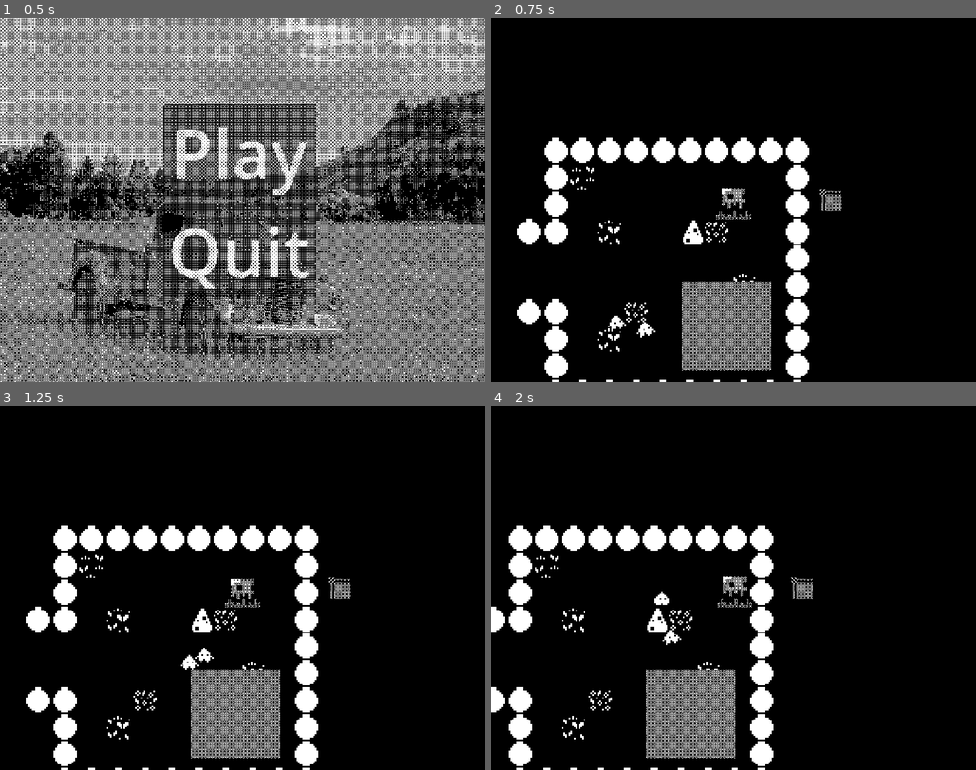
Above: before the commit, frames 1-4 (two rows, left to right).
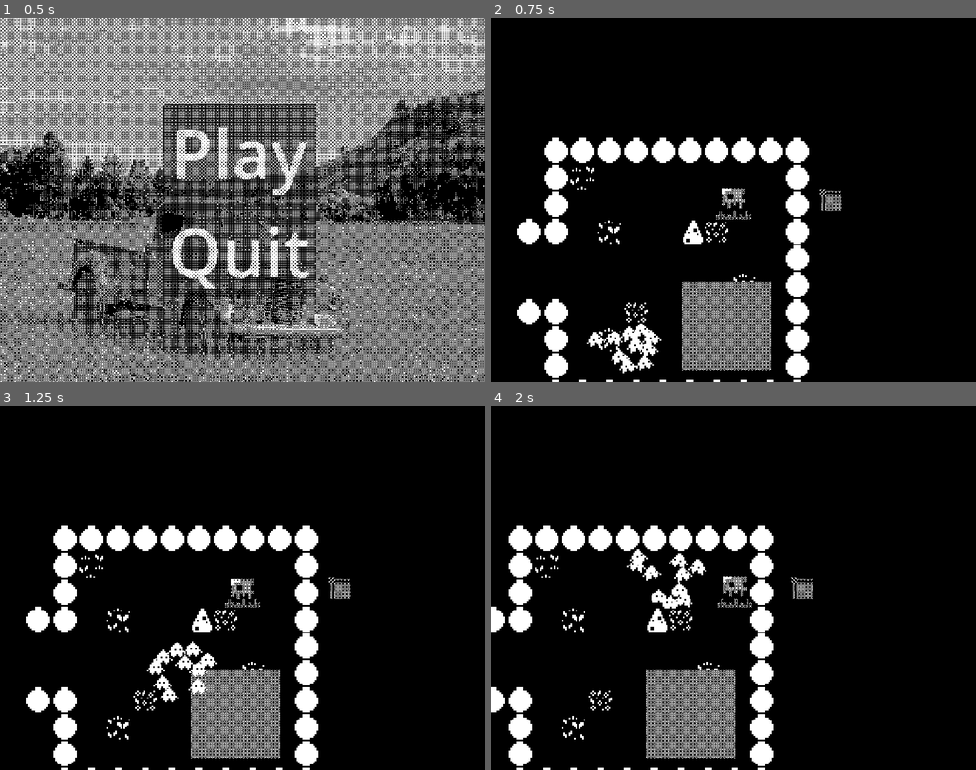
Above: after the commit, the same moments.

Repository: Octaniko/EnemyOfNone
Game: Godot game, scene res://scenes/main_menu/main_menu.tscn
Two runs of this game, one before a commit and one after it. Both use one fixed random seed, a clock stepped at 60 frames per second and the inputs below.
Inputs:
- Up to frame 1 (0.5 s): no input
- Up to frame 2 (0.75 s): click "Play" at 0.5 s
- Up to frame 3 (1.25 s): no input
- Up to frame 4 (2 s): hold D (right) from 1.28 s (still down); hold Shift (recall) from 1.28 s (still down)

Frame 1 is identical in both runs. In frame 2, 0.7% of the frame differs, in the area x 19-36%, y 81-98%; in frame 3, 0.7%; in frame 4, 0.8%, in the area x 28-45%, y 39-66%.

Commit message:
feat: Units Attach and carry the object together but don't come off when there are extra

Diff:
--- a/scenes/entities/unit/states/unit_carry.gd
+++ /dev/null
@@ -1,70 +0,0 @@
-# todo: figure out how this works after setting everyting else up
-extends State
-
-@export var idle_state: State = null
-@export var follow_state: State = null
-@export var carry_speed := 100
-@export var delivery_tolerance := 16.0
-#@export var post_carry_check_delay := 0.1
-
-var carry_object: Node2D = null
-var base_node: Node2D = null
-#var checking_timer = null
-
-func enter() -> void:
-	super()
-	move_speed = carry_speed
-	if parent.has_meta("carry_object"):
-		carry_object = parent.get_meta("carry_object")
-	else:
-		carry_object = null
-
-	var bases = get_tree().get_nodes_in_group("bases")
-	if bases.size() > 0:
-		base_node = bases[0]
-		parent.navigation_agent_2d.target_position = base_node.global_position
-	else:
-		base_node = null
-		parent.navigation_agent_2d.target_position = parent.global_position
-
-	if carry_object and carry_object.has_method("on_carriers_started"):
-		var carriers = carry_object.get_meta("carriers") if carry_object.has_meta("carriers") else []
-		carry_object.call("on_carriers_started", carriers)
-
-func process_physics(delta: float) -> State:
-	if base_node == null:
-		return follow_state
-
-	parent.navigation_agent_2d.target_position = base_node.global_position
-
-	if not parent.navigation_agent_2d.is_navigation_finished():
-		var next_path_position = parent.navigation_agent_2d.get_next_path_position()
-		var direction = (next_path_position - parent.global_position).normalized()
-		parent.velocity = direction * move_speed
-		parent.move_and_slide()
-		parent.animations.flip_h = parent.velocity.x < 0
-		return null
-
-	if parent.global_position.distance_to(base_node.global_position) <= delivery_tolerance:
-		_on_delivered()
-
-		var t = parent.get_nearest_interactable()
-		if t:
-			print("[Carry] after delivery: found interactable:", t)
-			return follow_state
-		else:
-			print("[Carry] after delivery: no interactable nearby, go [Follow]")
-			return follow_state
-	if carry_object == null or not is_instance_valid(carry_object):
-		return follow_state
-
-	return null
-
-func _on_delivered() -> void:
-	if carry_object:
-		if carry_object.has_method("on_delivered"):
-			var carriers = carry_object.get_meta("carriers") if carry_object.has_meta("carriers") else []
-			carry_object.call("on_delivered", carriers, base_node)
-		if carry_object.has_meta("carriers"):
-			carry_object.set_meta("carriers", [])
-	parent.set_meta("carry_object", null)
--- a/scenes/entities/unit/unit.gd
+++ b/scenes/entities/unit/unit.gd
@@ -35,6 +35,7 @@
 		state_machine.change_state(follow_state)
 		return
 	_process_player_input(event)
+	state_machine.process_input(event)
 
 func _process_player_input(event: InputEvent) -> void:
 	if event is InputEvent and event.is_pressed():
@@ -45,14 +46,11 @@
 		if direction != Vector2.ZERO:
 			last_player_input = direction.normalized()
 
-func get_nearest_interactable() -> Node2D:
-	if interactables.size() == 0:
-		return null
-	var nearest = interactables[0]
-	var minimal_distance = global_position.distance_to(nearest.global_position)
-	for item in interactables:
-		var distance = global_position.distance_to(item.global_position)
-		if distance < minimal_distance:
-			minimal_distance = distance
-			nearest = item
-	return nearest
+func get_state_name() -> String:
+	return state_machine.current_state.name
+
+func on_detach_exras(carryable: Node) -> void:
+	if state_machine.current_state.has_method("exit"):
+		state_machine.current_state.exit()
+	var follow_state = state_machine.get_node("Follow")
+	state_machine.change_state(follow_state)
--- a/scenes/entities/unit/unit.tscn
+++ b/scenes/entities/unit/unit.tscn
@@ -6,7 +6,6 @@
 [ext_resource type="Script" uid="uid://b1egw4egq1wg8" path="res://scenes/entities/unit/states/unit_follow.gd" id="4_h1r3i"]
 [ext_resource type="Script" uid="uid://cgl1aieouu5o7" path="res://scenes/entities/unit/states/unit_rush.gd" id="5_6v3vn"]
 [ext_resource type="Script" uid="uid://cdf8sjqwe34y2" path="res://scenes/entities/unit/states/unit_idle.gd" id="6_wi85q"]
-[ext_resource type="Script" uid="uid://cvmieijb8lknv" path="res://scenes/entities/unit/states/unit_carry.gd" id="7_wi85q"]
 [ext_resource type="Script" uid="uid://dbsx0lql6561h" path="res://scenes/entities/unit/unit_attach.gd" id="8_jxw44"]
 
 [sub_resource type="AtlasTexture" id="AtlasTexture_bbfwi"]
@@ -168,12 +167,6 @@
 attach_state = NodePath("../Attach")
 animation_name = "idle"
 
-[node name="Carry" type="Node" parent="StateMachine" node_paths=PackedStringArray("idle_state", "follow_state")]
-script = ExtResource("7_wi85q")
-idle_state = NodePath("../Idle")
-follow_state = NodePath("../Follow")
-animation_name = "move"
-
 [node name="Attach" type="Node" parent="StateMachine" node_paths=PackedStringArray("idle_state")]
 script = ExtResource("8_jxw44")
 idle_state = NodePath("../Idle")
--- a/scenes/objects/carryable.gd
+++ b/scenes/objects/carryable.gd
@@ -1,29 +1,57 @@
 extends CharacterBody2D
 class_name Carryable
 
-@export var required_units := 3
+@export var required_units := 2
 @export var base_node_path : NodePath
 @export var speed := 50.0
 
 @onready var detection_area: Area2D = $DetectionArea
 @onready var navigation_agent_2d: NavigationAgent2D = $NavigationAgent2D
+@onready var count_label: Label = $CountLabel
 
-var units_in_area: Array[Node2D] = []
+var units_in_area: Array[CharacterBody2D] = []
 
 func _ready() -> void:
 	detection_area.connect("body_entered", Callable(self, "_on_body_entered"))
 	detection_area.connect("body_exited", Callable(self, "_on_body_exited"))
 
 func _on_body_entered(body: Node2D) -> void:
+	if not body.is_in_group("units"):
+		return
+	if body.has_method("get_state_name"):
+		var state = body.get_state_name()
+		if state != "Attach":
+			return
+	else:
+		return
+	if not units_in_area.has(body):
+		units_in_area.append(body)
+	_check_units_count()
+
+func _on_body_exited(body: Node2D) -> void:
 	if body.is_in_group("units"):
-		units_in_area.append(body)
-		_check_units_count()
+		if units_in_area.has(body):
+			units_in_area.erase(body)
+	_check_units_count()
 
 func _check_units_count() -> void:
 	if units_in_area.size() >= required_units:
 		_start_move_to_base()
+		_remove_extra_units()
 	else:
 		_stop_moving()
+
+func _remove_extra_units() -> void:
+	var extra = units_in_area.size() - required_units
+	if extra <= 0:
+		return
+	for i in range(extra):
+		var idx = units_in_area.size() - 1 - i
+		var unit = units_in_area[idx]
+		if is_instance_valid(unit):
+			if unit.has_method("on_detach_extra"):
+				unit.on_detach_extra(self)
+	units_in_area = units_in_area.slice(0, required_units)
 
 func _start_move_to_base() -> void:
 	var base = get_tree().get_nodes_in_group("base")[0]
@@ -42,3 +70,4 @@
 		velocity = direction * speed
 		move_and_slide()
 	_check_units_count()
+	count_label.text = str(units_in_area.size()) + "/" + str(required_units)
--- a/scenes/objects/carryable.tscn
+++ b/scenes/objects/carryable.tscn
@@ -27,7 +27,7 @@
 scale = Vector2(22.075, 22.075)
 texture = SubResource("PlaceholderTexture2D_1feky")
 
-[node name="Label" type="Label" parent="."]
+[node name="CountLabel" type="Label" parent="."]
 offset_left = -20.0
 offset_top = -32.0
 offset_right = 20.0
--- a/scenes/world.tscn
+++ b/scenes/world.tscn
@@ -2359,8 +2359,38 @@
 [node name="Unit" parent="UnitManager" instance=ExtResource("3_4wyf3")]
 position = Vector2(-10, 75)
 
+[node name="Unit3" parent="UnitManager" instance=ExtResource("3_4wyf3")]
+position = Vector2(-10, 75)
+
+[node name="Unit4" parent="UnitManager" instance=ExtResource("3_4wyf3")]
+position = Vector2(-10, 75)
+
+[node name="Unit5" parent="UnitManager" instance=ExtResource("3_4wyf3")]
+position = Vector2(-10, 75)
+
+[node name="Unit6" parent="UnitManager" instance=ExtResource("3_4wyf3")]
+position = Vector2(-10, 75)
+
+[node name="Unit7" parent="UnitManager" instance=ExtResource("3_4wyf3")]
+position = Vector2(-10, 75)
+
+[node name="Unit8" parent="UnitManager" instance=ExtResource("3_4wyf3")]
+position = Vector2(-10, 75)
+
+[node name="Unit9" parent="UnitManager" instance=ExtResource("3_4wyf3")]
+position = Vector2(-10, 75)
+
+[node name="Unit10" parent="UnitManager" instance=ExtResource("3_4wyf3")]
+position = Vector2(-10, 75)
+
 [node name="Unit2" parent="UnitManager" instance=ExtResource("3_4wyf3")]
 position = Vector2(-30, 67)
+
+[node name="EnemyContainer" type="Node" parent="."]
+
+[node name="Enemy" parent="EnemyContainer" instance=ExtResource("6_qfnet")]
+position = Vector2(224, -161)
+scale = Vector2(3.416035, 3.416035)
 
 [node name="Walls" type="TileMapLayer" parent="."]
 tile_map_data = PackedByteArray("AADv//P/AAAOAAUAAADv//T/AAAOAAUAAADv//X/AAAOAAUAAADv//b/AAAOAAUAAADv//f/AAAOAAUAAADv// …(2576 unchanged characters)…
@@ -2377,12 +2407,6 @@
 tile_map_data = PackedByteArray("AAABAAAAAAATAAUAAAA=")
 tile_set = SubResource("TileSet_jhx03")
 
-[node name="EnemyContainer" type="Node" parent="."]
-
-[node name="Enemy" parent="EnemyContainer" instance=ExtResource("6_qfnet")]
-position = Vector2(224, -161)
-scale = Vector2(3.416035, 3.416035)
-
 [node name="WorldEnvironment" type="WorldEnvironment" parent="."]
 environment = SubResource("Environment_qfnet")
 
Binary file added: meta/enemyofnone.png
Not shown, added: meta/enemyofnone.png.import
Not shown, removed: scenes/entities/unit/states/unit_carry.gd.uid
Not shown: 1 places in scenes/entities/unit/unit.tscn that only renumber resources
